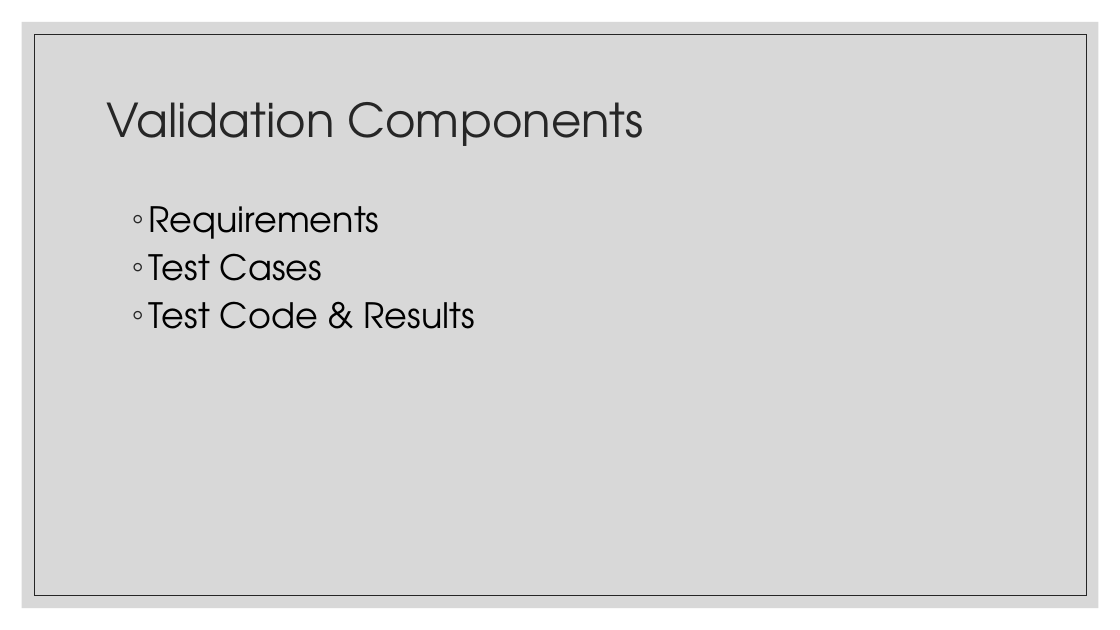
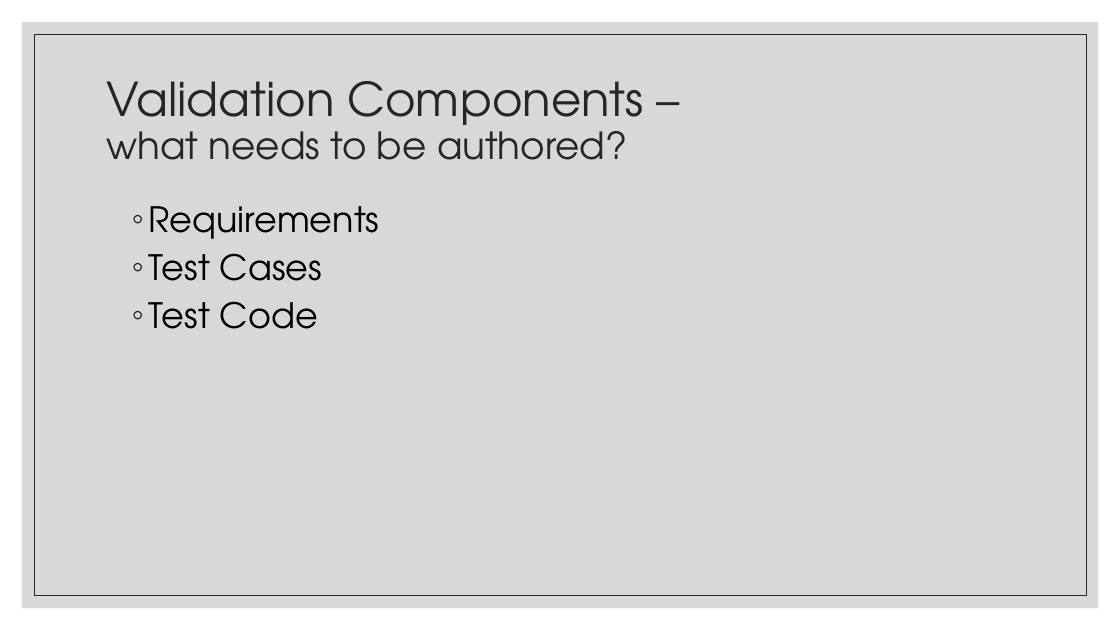
Before and after one commit to FredHutch/R_Package_Validation_Tutorial, a slide deck: slide 7 of Slides/Slides-04-Introduction_to_Valtools/Slides-04-01-Elements_of_Validation/Slides-04-01-Elements_of_Validation.pptx. Drawn at 1120x630 pixels with LibreOffice and Linux fonts; fonts in the diff are those of the drawing. Boxes give left, top, right and bottom in pixels: in the first picture for what was removed or moved away, otherwise in the second. Text is boxed around its words. In the diff, an @@ line names an element or a change of style, - is before the commit and + after.

```diff
--- a/Slides/Slides-04-Introduction_to_Valtools/Slides-04-01-Elements_of_Validation/Slides-04-01-Elements_of_Validation.pptx
+++ b/Slides/Slides-04-Introduction_to_Valtools/Slides-04-01-Elements_of_Validation/Slides-04-01-Elements_of_Validation.pptx
@@ title at <box>106,81,644,160</box>: text changed; size 40 to 32 pt @@
-Validation Components
+Validation Components –
+what needs to be authored?
@@ text at <box>148,301,318,329</box>: text changed @@
-  ◦ Test Code & Results
+  ◦ Test Code
```
Also in this commit, not shown: 4 other slides changed, 1 other file.
